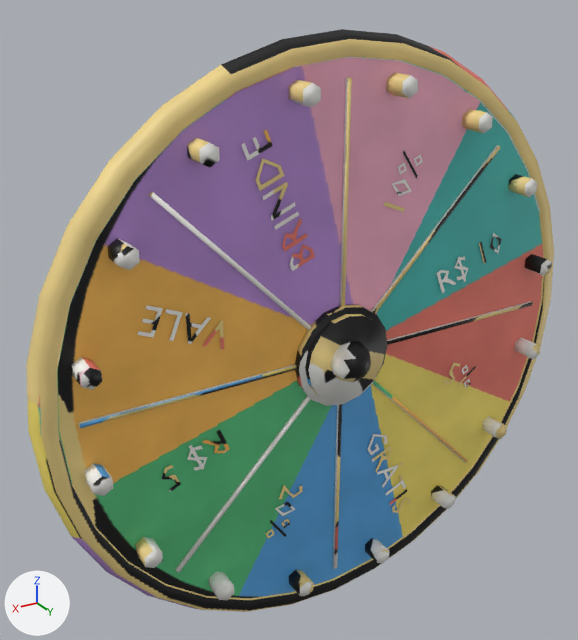
Renders of the FBX model unity/CheckoutSimulator/Assets/Resources/EventProps2/Sorteio_WheelDisc.fbx from each side of a commit.
The view is the same before and after, from a camera (50 mm lens) standing at (1.173, 1.705, 0.979) and looking at (0.112, -0.062, 0.095). The lights are fixed; the arrows at lower left show +X, +Y and +Z. The older version comes first. Where no turn or scale is listed for an object, it has been applied to the vertices.

The first picture shows 'Sorteio_WheelDisc'.
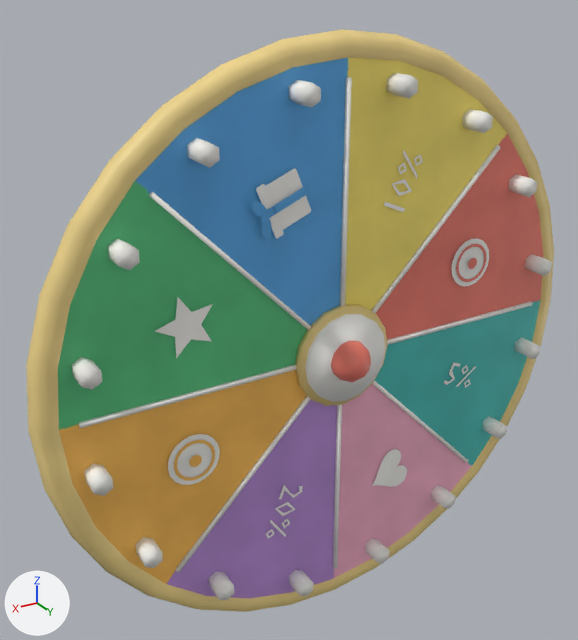
What changed in the scene script:
```text
Change me_wheel_face_001:
    used by ob_sorteio_wheeldisc; location = (0.0, 0.0, 0.0)
    remove me_wheel_face_001.from_pydata(...)  # 1039 vertices, 983 faces; spans x -0.86..0.86, y -0.03..0.14, z -0.86..0.86
    add me_wheel_face_001.from_pydata(...)  # 1062 vertices, 958 faces; spans x -0.86..0.86, y -0.03..0.14, z -0.86..0.86
    me_wheel_face_001 part 1: a new loose piece of 24 vertices spanning x 0.24..0.26, y 0.06, z 0.43..0.45, in mat_sorteio_wheeldisc_mat (picture img_sorteio_wheeldisc_basecolor_png)
    me_wheel_face_001 part 2: the loose piece of 12 vertices spanning x 0.22..0.3, y 0.04, z 0.58..0.65 is deleted
    me_wheel_face_001 part 3: the loose piece of 12 vertices spanning x -0.29..-0.22, y 0.04, z -0.63..-0.58 is deleted
    me_wheel_face_001 part 4: the loose piece of 4 vertices spanning x -0.28..-0.2, y 0.04, z -0.59..-0.55 is deleted
    me_wheel_face_001 part 5: 40 vertices moved from x 0.1..0.58, y 0.04, z -0.2..0.48 to x 0.16..0.49, y 0.04..0.05, z -0.26..0.54; 99 vertices removed from x 0.09..0.59, y 0.04, z -0.27..0.58; 129 vertices added at x 0.11..0.55, y 0.04..0.05, z -0.27..0.55
    me_wheel_face_001 part 6: 15 vertices moved from x -0.57..-0.37, y 0.04, z 0.12..0.25 to x -0.51..-0.39, y 0.04, z 0.12..0.26; 32 vertices removed from x -0.58..-0.33, y 0.04, z 0.11..0.27; 51 vertices added at x -0.54..-0.39, y 0.04, z 0.12..0.27
    me_wheel_face_001 part 7: 5 vertices moved from x -0.27..-0.17, y 0.04, z -0.54..-0.35 to x -0.27..-0.22, y 0.04, z -0.51..-0.38; 41 vertices removed from x -0.26..-0.11, y 0.04, z -0.55..-0.3; 19 vertices added at x -0.27..-0.13, y 0.04, z -0.52..-0.38
    me_wheel_face_001 part 8: 726 kept faces spanning x -0.86..0.86, y -0.03..0.14, z -0.86..0.86 get new texture (UV) coordinates
```

Boxes (x1, y1, x2, y2) around the edits, measured in the pictures (578 x 640 px; the box of a moved part takes in the faces that stretch with it):
part 1 of me_wheel_face_001, added
    after: (261, 214, 269, 223)
part 2 of me_wheel_face_001, deleted
    before: (241, 129, 273, 161)
part 3 of me_wheel_face_001, deleted
    before: (392, 498, 410, 513)
part 4 of me_wheel_face_001, deleted
    before: (389, 489, 407, 505)
part 5 of me_wheel_face_001, moved or reshaped
    before: (138, 158, 315, 492)
    after: (155, 168, 311, 485)
part 6 of me_wheel_face_001, moved or reshaped
    before: (437, 233, 501, 293)
    after: (451, 238, 489, 287)
part 7 of me_wheel_face_001, moved or reshaped
    before: (368, 434, 406, 496)
    after: (372, 449, 407, 487)
part 8 of me_wheel_face_001, surface changed
    both: (28, 29, 553, 612)
